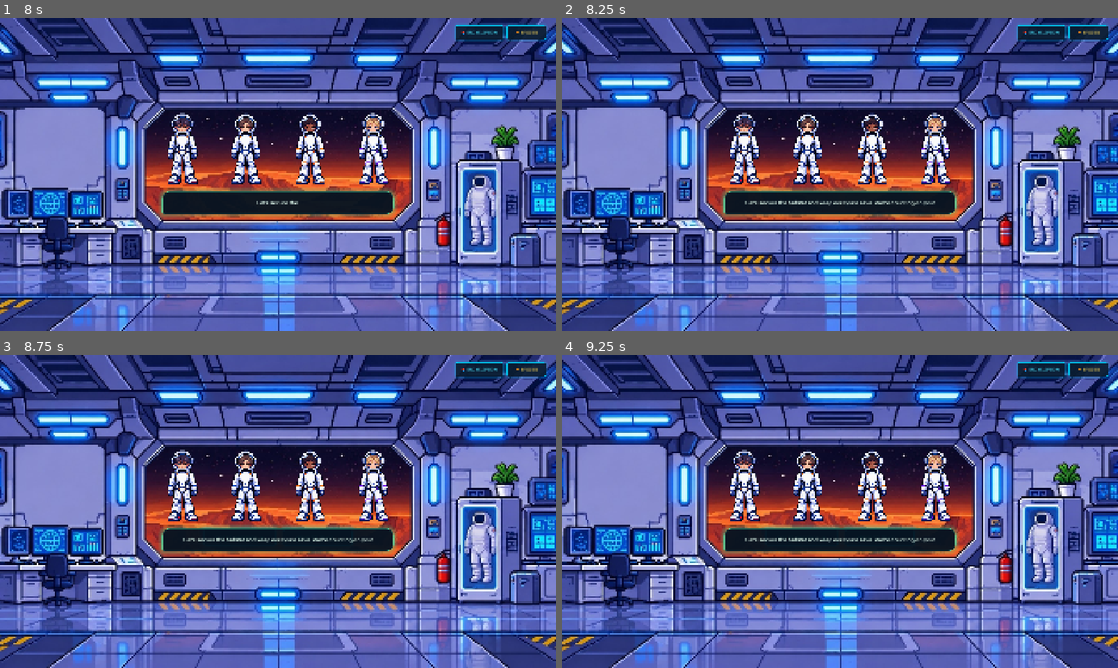
Above: before the commit, frames 1-4 (two rows, left to right).
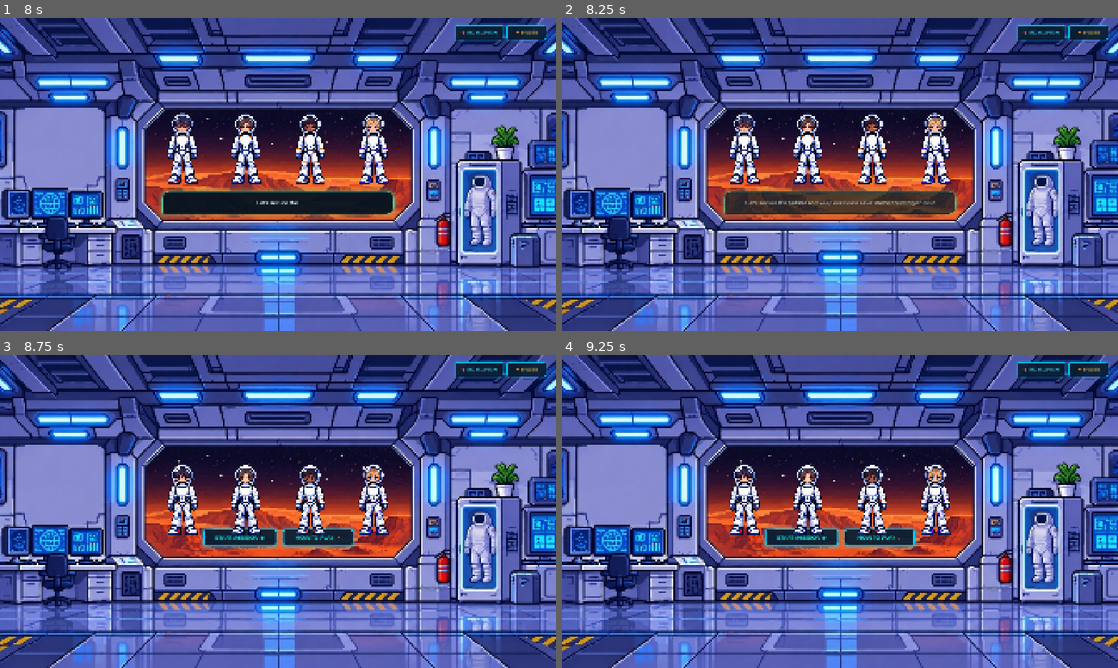
Above: after the commit, the same moments.

Repository: chaybentaleb/Astro_Care
Game: Godot game, scene res://scenes/main.tscn
The game is run twice, just before and just after one commit, with the same random seed, the same clock (stepped at 60 frames per second) and the same inputs.
Inputs (mouse positions are in pixels of both pictures, inside the frame that each line leads up to):
- Up to frame 1 (8 s): click "📚 ENCYCLOPEDIA" at 0.5 s; click "NEXT ▶️" at 1.25 s; click "NEXT ▶️" at 2 s; click "🏆 BADGES" at 2.75 s; tap Enter (ui_accept) at 3.5, 3.77, 4.25, 4.52, 6.02, 6.77, 7.52 s; move the mouse to (400, 158) at 3.52 s; hold Right (ui_right) 3.53-4.28 s; click (400, 158) at 3.67 s; move the mouse to (166, 190) at 4.27 s; hold Left (ui_left) 4.28-5.03 s; move the mouse to (333, 105) at 5.02 s; hold Right (ui_right) 5.03-6.53 s; move the mouse to (250, 237) at 5.77 s; click (250, 237) at 5.92 s; move the mouse to (444, 221) at 6.52 s; hold Left (ui_left) from 6.53 s (still down); move the mouse to (111, 127) at 7.27 s
- Up to frame 2 (8.25 s): keep holding Left (ui_left); move the mouse to (867, 174) at 8.02 s; click (867, 174) at 8.17 s
- Up to frame 3 (8.75 s): keep holding Left (ui_left)
- Up to frame 4 (9.25 s): release Left (ui_left) at 8.75 s; click "START MISSION ▶" at 8.75 s

Frame 1 is identical in both runs. In frame 2, 2.7% of the frame differs, in the area x 29-71%, y 55-63%; in frame 3, 6.9%, in the area x 28-72%, y 30-64%; in frame 4, 6.9%.

Commit message:
fix: hide speech bubble before revealing START/HOW TO PLAY buttons

Diff:
--- a/scenes/dialogue.gd
+++ b/scenes/dialogue.gd
@@ -275,12 +275,18 @@
 	if click_hint:
 		click_hint.visible = false
 
+	# Hide the speech bubble first
+	if crew_speech_bubble:
+		var bubble_out = create_tween()
+		bubble_out.tween_property(crew_speech_bubble, "modulate:a", 0.0, 0.2)
+		await bubble_out.finished
+		crew_speech_bubble.visible = false
+
 	# Show action buttons with smooth fade-in below crew
 	if action_buttons_center:
 		action_buttons_center.visible = true
 		action_buttons_center.modulate.a = 0.0
 		action_buttons_center.scale = Vector2(0.85, 0.85)
-		action_buttons_center.pivot_offset = action_buttons_center.size / 2.0
 		var tween = create_tween().set_parallel(true)
 		tween.tween_property(action_buttons_center, "modulate:a", 1.0, 0.35)
 		tween.tween_property(action_buttons_center, "scale", Vector2(1.0, 1.0), 0.4).set_trans(Tween.TRANS_BACK).set_ease(Tween.EASE_OUT)
@@ -384,6 +390,10 @@
 				get_viewport().set_input_as_handled()
 		return
 
+	# In menu phase, let buttons handle their own clicks — don't intercept
+	if current_phase == "menu":
+		return
+
 	if event is InputEventMouseButton and event.button_index == MOUSE_BUTTON_LEFT and event.pressed:
 		handle_advance()
 	elif event.is_action_pressed("ui_accept"):
@@ -396,6 +406,8 @@
 		return
 	if how_to_play_modal and how_to_play_modal.visible:
 		return
+	if current_phase == "menu":
+		return
 	if event is InputEventMouseButton and event.button_index == MOUSE_BUTTON_LEFT and event.pressed:
 		handle_advance()
 	elif event.is_action_pressed("ui_accept"):
@@ -407,6 +419,8 @@
 	if badges_instance and is_instance_valid(badges_instance) and badges_instance.visible:
 		return
 	if how_to_play_modal and how_to_play_modal.visible:
+		return
+	if current_phase == "menu":
 		return
 	if event is InputEventMouseButton and event.button_index == MOUSE_BUTTON_LEFT and event.pressed:
 		handle_advance()
